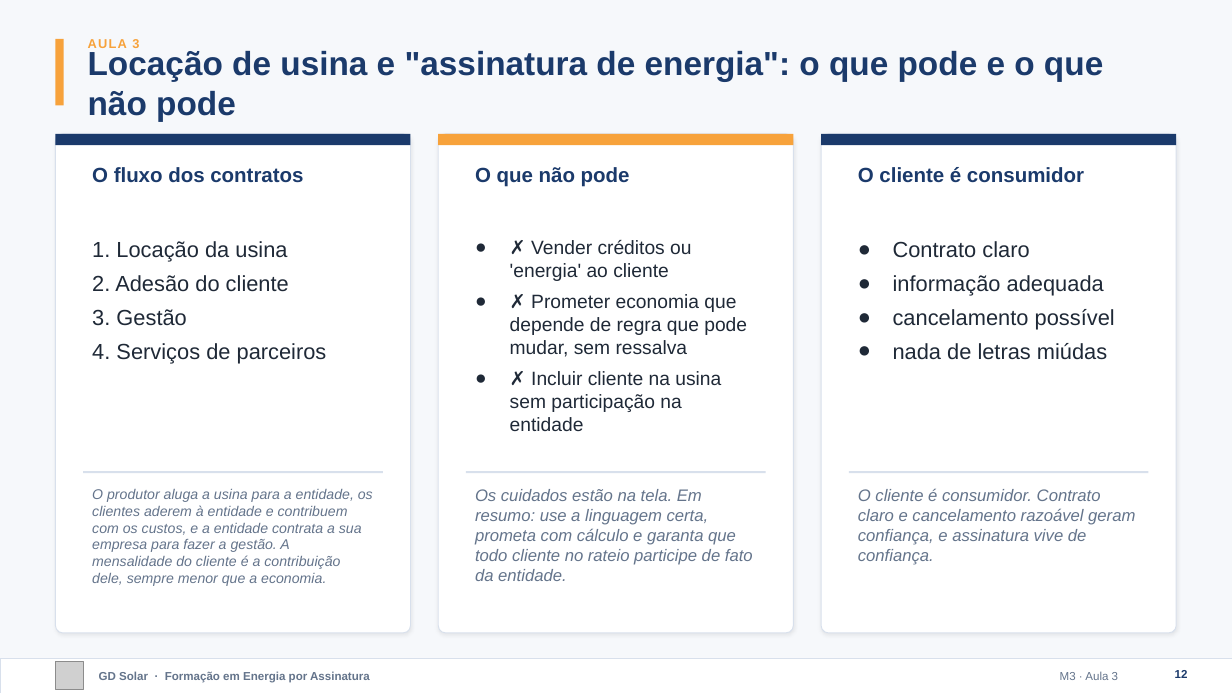
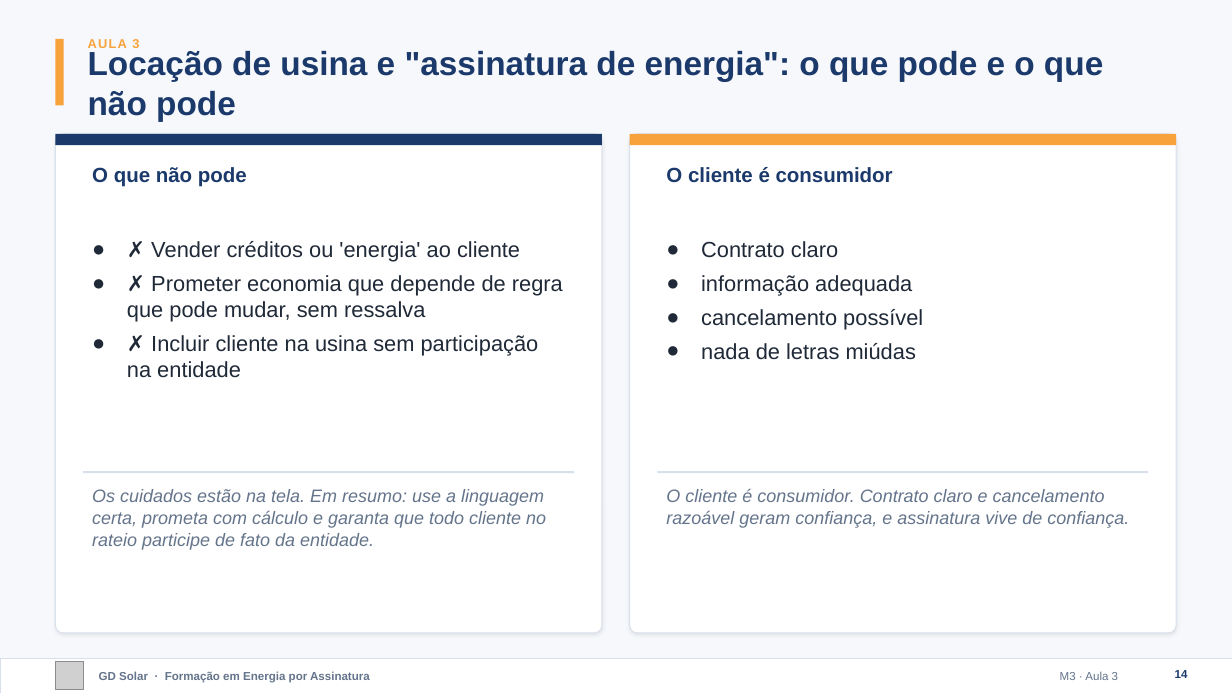
Before and after one commit to marcelo-braga-dev/casaverde, a slide deck: slide 14 of docs/curso/slides/m03-modelos-de-negocio.pptx (slide 12 before the commit). Drawn at 1232x693 pixels with LibreOffice and Linux fonts; fonts in the diff are those of the drawing; grey boxes stand for pictures. Boxes give left, top, right and bottom in pixels: in the first picture for what was removed or moved away, otherwise in the second. Text is boxed around its words. In the diff, an @@ line names an element or a change of style, - is before the commit and + after.

```diff
--- a/docs/curso/slides/m03-modelos-de-negocio.pptx
+++ b/docs/curso/slides/m03-modelos-de-negocio.pptx
@@ rounded rectangle: place and size @@
-rounded rectangle at <box>55,134,410,633</box>
+rounded rectangle at <box>55,134,603,633</box>
@@ rounded rectangle at <box>55,134,603,633</box>: proportions changed @@
@@ rectangle: place and size @@
-rectangle at <box>55,134,410,145</box>
+rectangle at <box>55,134,603,145</box>
@@ rounded rectangle at <box>630,134,1177,633</box>: proportions changed @@
@@ rounded rectangle: place and size @@
-rounded rectangle at <box>438,134,793,633</box>
+rounded rectangle at <box>630,134,1177,633</box>
@@ rectangle: place and size @@
-rectangle at <box>438,134,793,145</box>
+rectangle at <box>630,134,1177,145</box>
@@ rounded rectangle removed at <box>822,134,1177,633</box> @@
@@ rectangle removed at <box>822,134,1177,145</box> @@
@@ text "O que não pode": place and size @@
-text "O que não pode" at <box>475,167,630,187</box>
+text "O que não pode" at <box>92,167,247,187</box>
@@ text removed at <box>92,167,303,183</box> @@
-O fluxo dos contratos
@@ text "O cliente é consumidor": place and size @@
-text "O cliente é consumidor" at <box>858,167,1084,183</box>
+text "O cliente é consumidor" at <box>666,167,893,183</box>
@@ text "✗ Vender créditos ou 'energia' ...": place and size @@
-text "✗ Vender créditos ou 'energia' ..." at <box>510,240,747,431</box>
+text "✗ Vender créditos ou 'energia' ..." at <box>127,241,563,378</box>
@@ text "✗ Vender créditos ou 'energia' ..." at <box>127,241,563,378</box>: size 15 to 17 pt @@
@@ text "Contrato claro" rewrapped from <box>893,241,1115,360</box> to <box>701,241,916,360</box> @@
@@ text removed at <box>92,241,327,363</box> @@
-1. Locação da usina
-2. Adesão do cliente
-3. Gestão
-4. Serviços de parceiros
@@ rectangle: place and size @@
-rectangle at <box>83,471,383,473</box>
+rectangle at <box>83,471,575,473</box>
@@ rectangle: place and size @@
-rectangle at <box>466,471,765,473</box>
+rectangle at <box>658,471,1150,473</box>
@@ text "Os cuidados estão na tela. ..." at <box>92,489,546,550</box>: size 13 to 14 pt @@
@@ text "Os cuidados estão na tela. ...": place and size @@
-text "Os cuidados estão na tela. ..." at <box>475,489,753,581</box>
+text "Os cuidados estão na tela. ..." at <box>92,489,546,550</box>
@@ text removed at <box>92,489,373,586</box> @@
-O produtor aluga a usina para a entidade, os clientes aderem à entidade e contribuem com os custos, e a entidade contrata a sua empresa para fazer a gestão. A mensalidade do cliente é a contribuição dele, sempre menor que a economia.
@@ text "O cliente é consumidor. Contrato ...": place and size @@
-text "O cliente é consumidor. Contrato ..." at <box>858,488,1135,565</box>
+text "O cliente é consumidor. Contrato ..." at <box>666,489,1129,528</box>
@@ text "O cliente é consumidor. Contrato ..." at <box>666,489,1129,528</box>: size 13 to 14 pt @@
@@ page number at <box>1175,670,1188,678</box>: text changed @@
-12
+14
```
Also in this commit, not shown: 14 other slides changed, 3 slides added, 16 other files.
